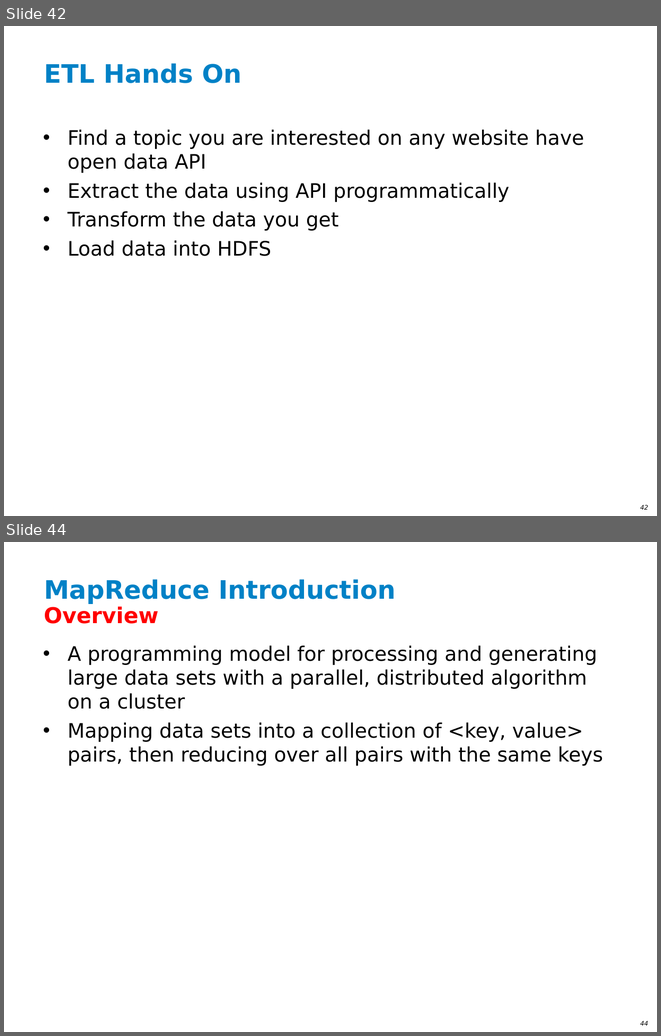
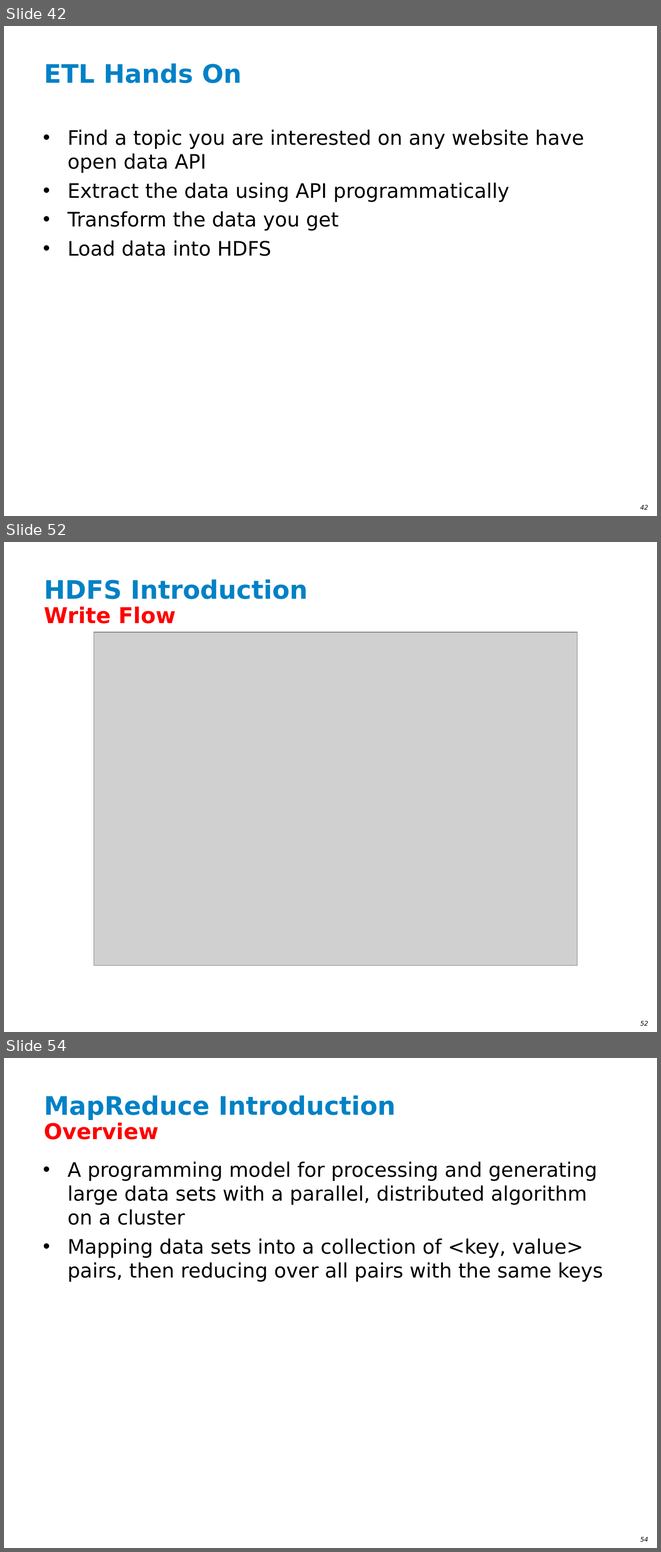
Before and after one commit to ianlin/small-data, a slide deck: training/III_Hadoop_20140607.ppt. Shown one above the other, each under a label of ours: slides 42 and 44 before the commit, slides 42, 52 and 54 after it; the slides between them are not shown. The pictures are 661x1036 and 661x1552 pixels, drawn with LibreOffice and Linux fonts; fonts in the diff are those of the drawing; grey boxes stand for pictures; background and template pictures are left out. Boxes give left, top, right and bottom in pixels: in the first picture for what was removed or moved away, otherwise in the second. Text is boxed around its words. In the diff, an @@ line names an element or a change of style, - is before the commit and + after.

```diff
--- a/training/III_Hadoop_20140607.ppt
+++ b/training/III_Hadoop_20140607.ppt
@@ slide 52 added at [4, 542, 657, 1032], background #FFFFFF; not listed: 1 template element that a slide beside it also shows @@
@@ title added at [44, 579, 308, 599], 28 pt, text #0081C6, bold @@
+HDFS Introduction
@@ text added at [44, 606, 176, 624], 24 pt, text #FF0000, bold @@
+Write Flow
@@ picture added at [94, 632, 577, 965] @@
@@ what was slide 44 is now slide 54 @@
@@ page number at [640, 1537, 648, 1541]: text changed @@
-44
+54
```
Also in this commit, not shown: 11 slides changed, 9 other slides added.
